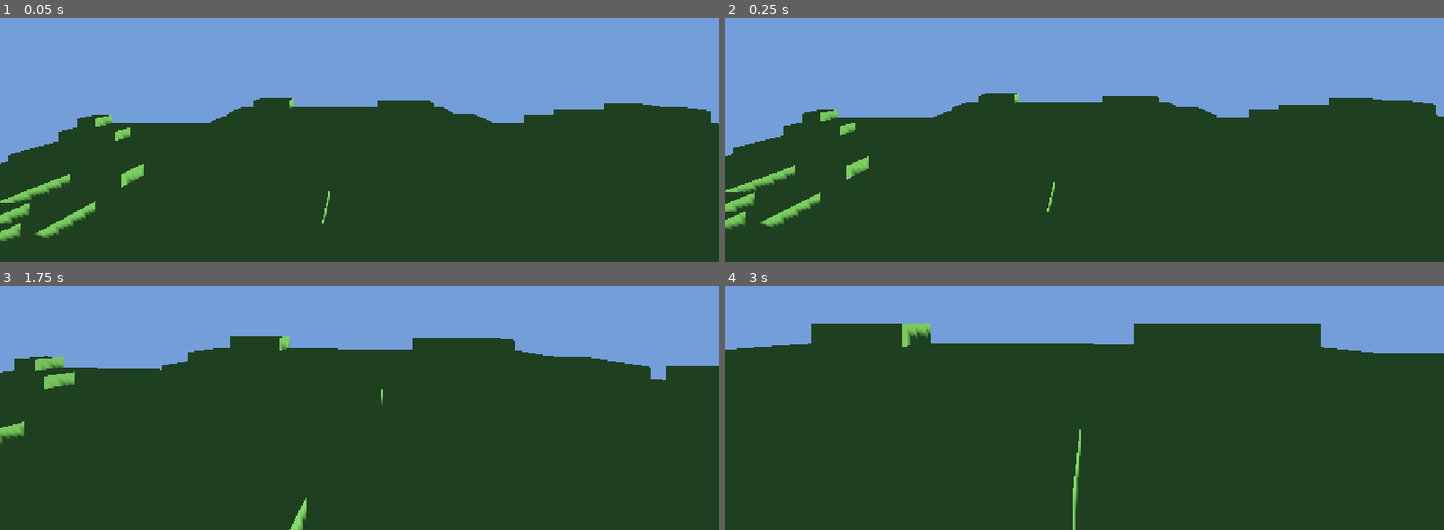
Above: before the commit, frames 1-4 (two rows, left to right).
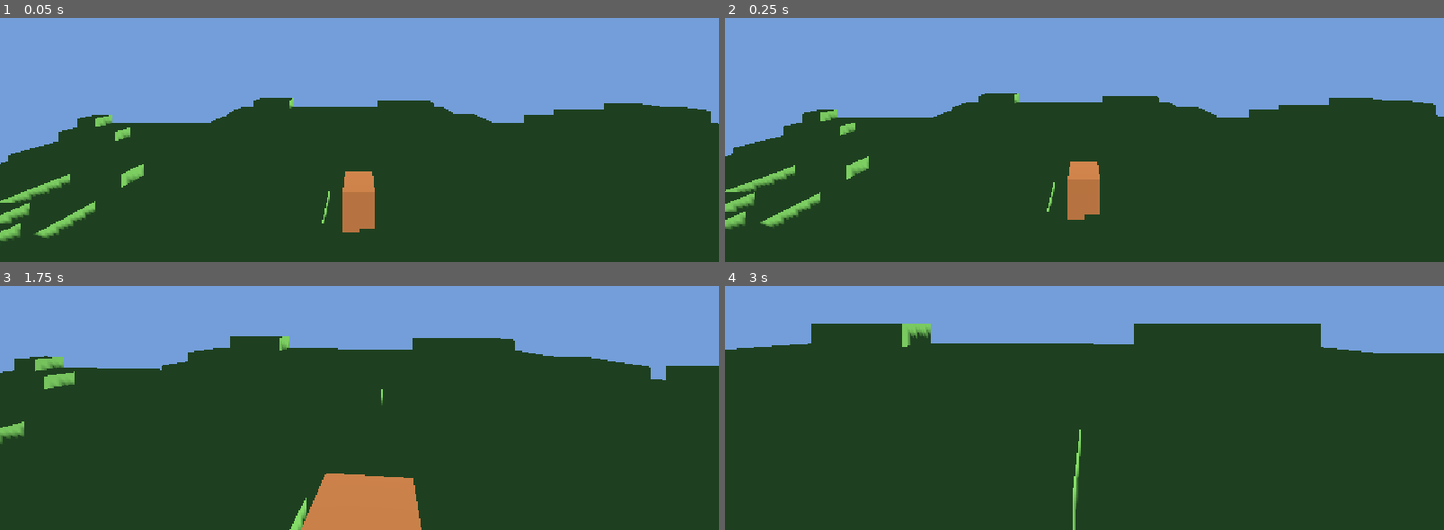
Above: after the commit, the same moments.

Repository: Tubaleviao/project-nihon
Game: Godot game, scene res://Main.tscn
Same seed, same stepped clock (60 frames per second), same inputs: the game is played once before the commit and once after it.
Inputs (mouse positions are in pixels of both pictures, inside the frame that each line leads up to):
- Up to frame 1 (0.05 s): no input
- Up to frame 2 (0.25 s): no input
- Up to frame 3 (1.75 s): tap Enter (ui_accept) at 0.5, 0.77, 1.52 s; move the mouse to (395, 327) at 0.52 s; hold W from 0.53 s (still down); tap F at 0.6, 1.35 s; click (395, 327) at 0.67 s; move the mouse to (323, 329) at 1.27 s
- Up to frame 4 (3 s): keep holding W; move the mouse to (1098, 320) at 2.02 s; tap F at 2.1, 2.85 s; tap Enter (ui_accept) at 2.75 s; move the mouse to (1077, 334) at 2.77 s; click (1077, 334) at 2.92 s

The runs differ from the first frame. In frame 1, 1.1% of the frame differs, in the area x 47-53%, y 62-88%; in frame 2, 1.0%; in frame 3, 3.2%, in the area x 41-59%, y 76-100%; in frame 4, nothing differs.

Commit message:
fix(slices): run tests before slices so test creature_died signals don't hide spawned creatures

Diff:
--- a/src/core/game_root.gd
+++ b/src/core/game_root.gd
@@ -27,6 +27,13 @@
 var _inventory:   InventorySlice
 
 func _ready() -> void:
+	# Run the automated tests before any production slice enters the tree.
+	# The suite emits signals on the shared GameBus (creature_died, chunk_ready,
+	# combat, loot…). Running it first keeps those emissions from leaking into
+	# production state — previously the test creature_died calls were marking
+	# every freshly spawned creature dead and hiding its body on world boot.
+	_run_tests()
+
 	_terrain     = TerrainSlice.new()
 	_voxel       = VoxelSlice.new()
 	_battle      = BattleSlice.new()
@@ -82,9 +89,6 @@
 	environment.ambient_light_energy = 0.5
 	env.environment = environment
 	add_child(env)
-
-	# Run automated tests before anything else so failures are visible early.
-	_run_tests()
 
 	# Verify GameData entries load cleanly.
 	_check_game_data()
